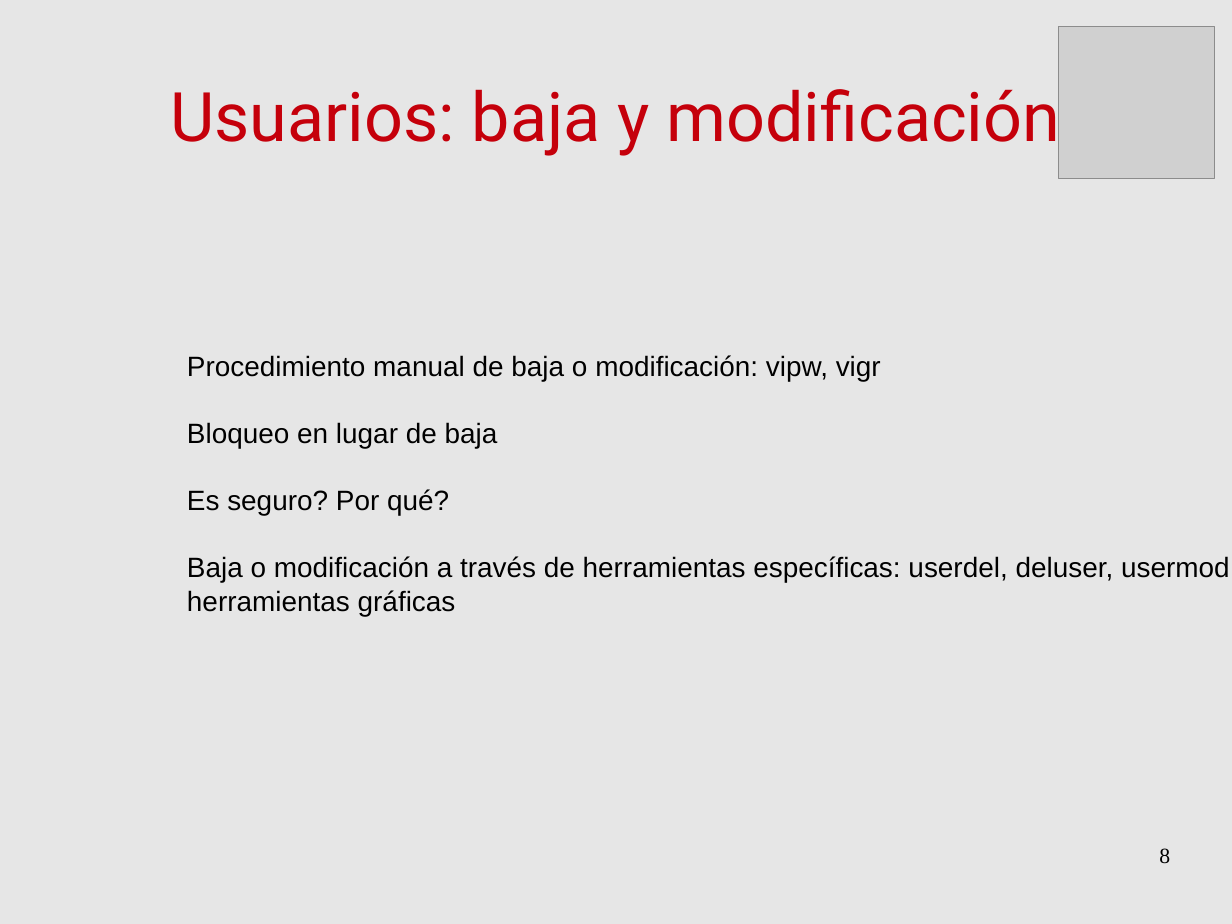
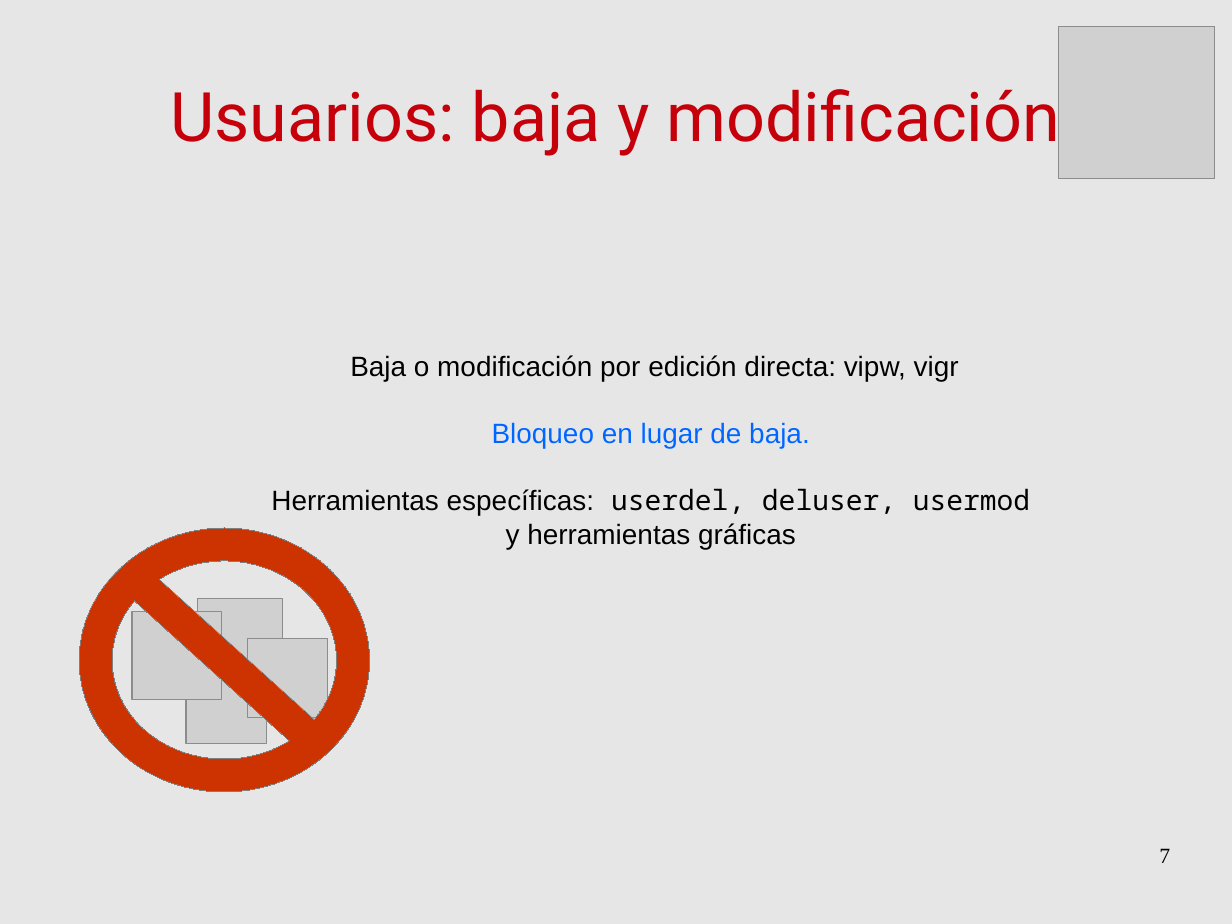
Before and after one commit to niniadcobre/iadmin, a slide deck: slide 7 of clases/IntroAdmin_clase7.odp (slide 8 before the commit). Drawn at 1232x924 pixels with LibreOffice and Linux fonts; fonts in the diff are those of the drawing; grey boxes stand for pictures. Boxes give left, top, right and bottom in pixels: in the first picture for what was removed or moved away, otherwise in the second. Text is boxed around its words. In the diff, an @@ line names an element or a change of style, - is before the commit and + after.

Commit message:
clase 7 usuarios final

```diff
--- a/clases/IntroAdmin_clase7.odp
+++ b/clases/IntroAdmin_clase7.odp
@@ text at bbox=[271, 355, 1030, 549]: text changed @@
-Procedimiento manual de baja o modificación: vipw, vigr
-Bloqueo en lugar de baja
-Es seguro? Por qué?
-Baja o modificación a través de herramientas específicas: userdel, deluser, usermod
-herramientas gráficas
+Baja o modificación por edición directa: vipw, vigr
+Bloqueo en lugar de baja.
+Herramientas específicas: userdel, deluser, usermod
+y herramientas gráficas
@@ no-entry sign added at bbox=[79, 528, 370, 792], fill #CC3300, outline #808080 0 pt @@
@@ group added at bbox=[132, 598, 329, 745]: 4 pictures @@
@@ page number at bbox=[1159, 848, 1170, 863]: text changed @@
-8
+7
```
Also in this commit, not shown: 6 other slides changed, 3 slides added, 1 slide removed.
